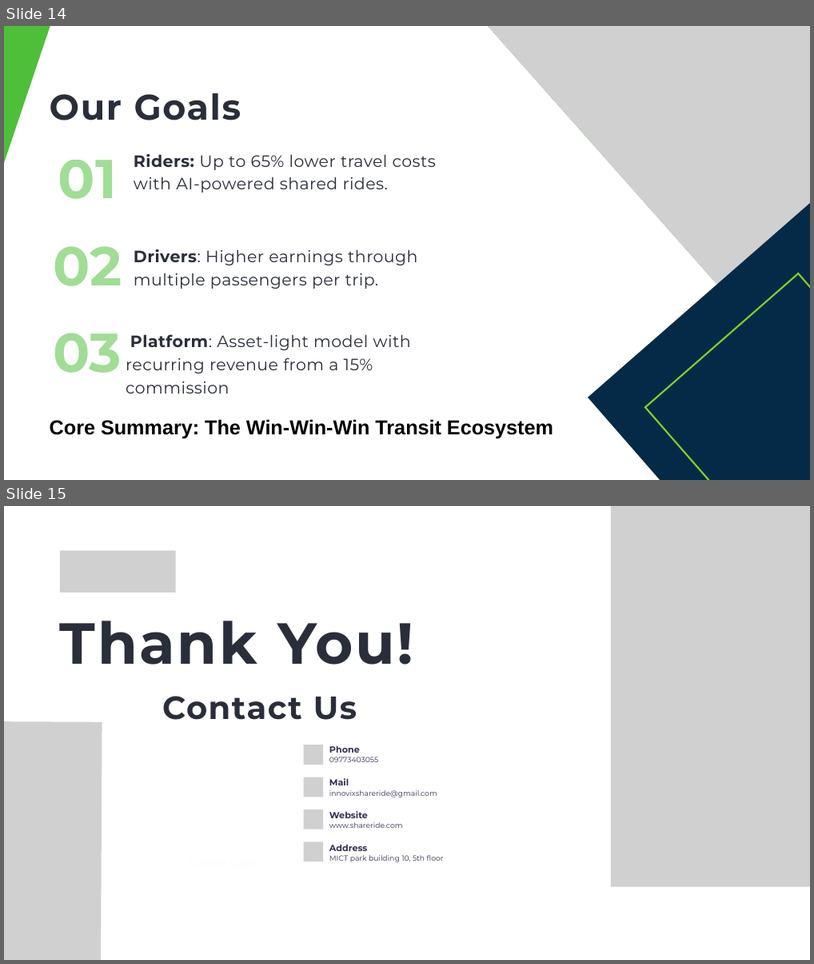
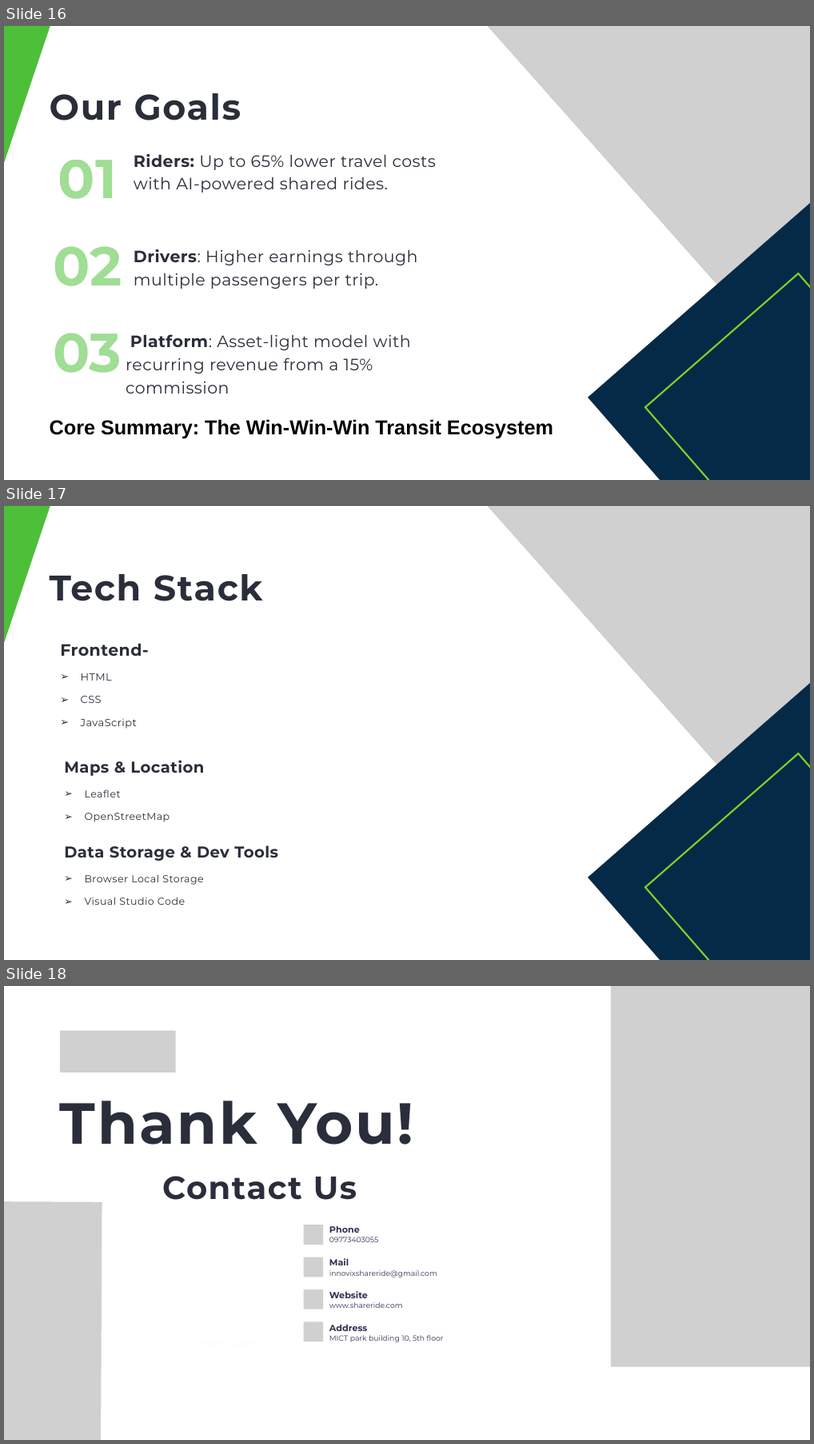
Before and after one commit to Zenn257920/smart-ride-app, a slide deck: Innovix Smart R.pptx. Shown one above the other, each under a label of ours: slides 14 and 15 before the commit, slides 16, 17 and 18 after it. The pictures are 814x964 and 814x1444 pixels, drawn with LibreOffice and Linux fonts; fonts in the diff are those of the drawing; grey boxes stand for pictures. Boxes give left, top, right and bottom in pixels: in the first picture for what was removed or moved away, otherwise in the second. Text is boxed around its words. In the diff, an @@ line names an element or a change of style, - is before the commit and + after.

```diff
--- a/Innovix Smart R.pptx
+++ b/Innovix Smart R.pptx
@@ slide 17 added at box(4, 506, 810, 960), background #FFFFFF @@
@@ freeform shape added at box(4, 506, 70, 656), fill #4DBF38 @@
@@ freeform shape added at box(488, 506, 810, 868), fill #4DBF38 @@
@@ picture added at box(488, 506, 810, 868) @@
@@ text added at box(50, 574, 263, 601), 63.5 pt, text #2A2E3A, bold @@
+Tech Stack
@@ freeform shape added at box(588, 624, 810, 960), fill #052A47 @@
@@ text added at box(60, 643, 148, 728), 18.5 pt, text #2A2E3A @@
+Frontend-
+➢ HTML
+➢ CSS
+➢ JavaScript
@@ text added at box(64, 760, 204, 822), 18 pt, text #2A2E3A @@
+Maps & Location
+➢ Leaflet
+➢ OpenStreetMap
@@ freeform shape added at box(639, 747, 810, 960), outline #80D12A 3 pt @@
@@ freeform shape added at box(646, 753, 810, 960), outline #80D12A 3 pt @@
@@ text added at box(64, 845, 278, 904), 18 pt, text #2A2E3A @@
+Data Storage & Dev Tools
+➢ Browser Local Storage
+➢ Visual Studio Code
@@ what was slide 14 is now slide 16 @@
@@ what was slide 15 is now slide 18 @@
```
Also in this commit, not shown: 2 slides changed, 2 other slides added, 6 other files.
